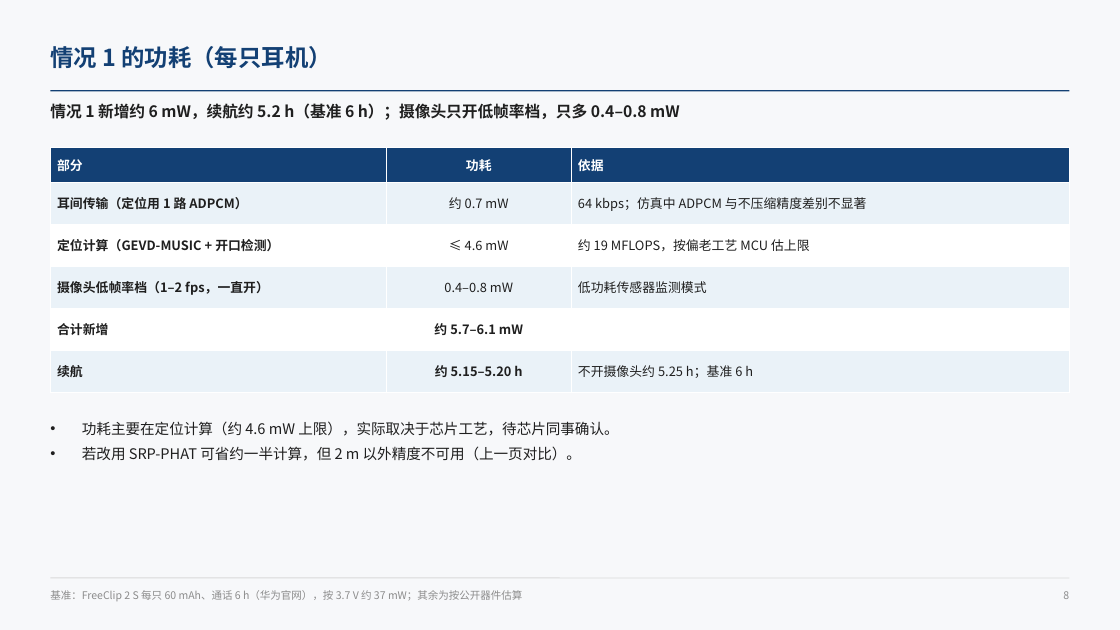
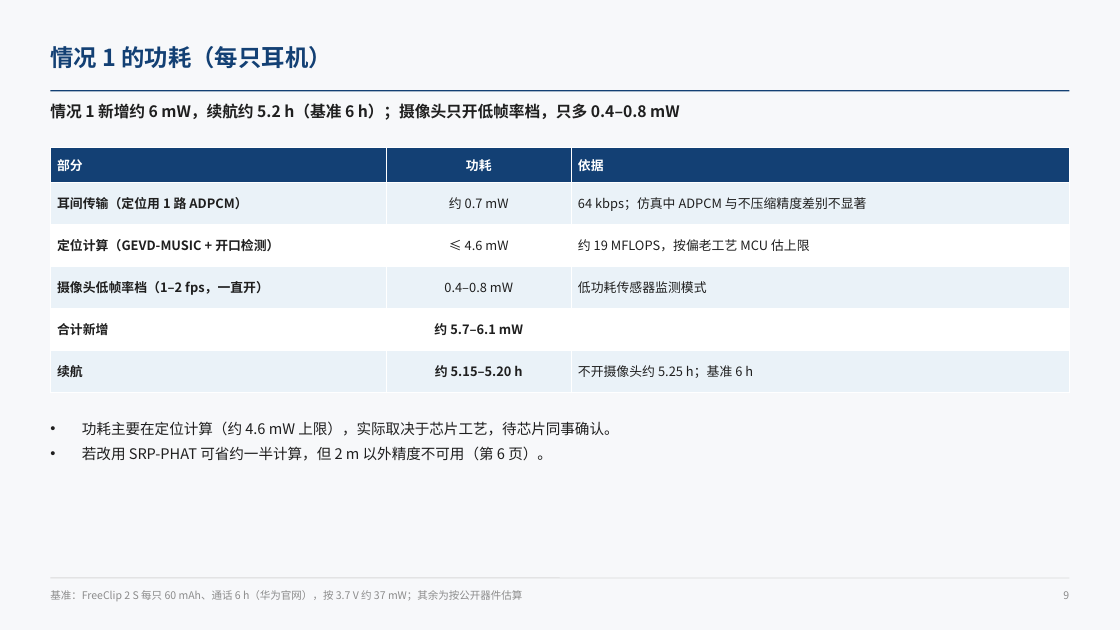
Before and after one commit to ZeroFoxxi/ssl-scene1, a slide deck: slide 9 of 02_耳机声源定位/耳机声源定位_情况1分析.pptx (slide 8 before the commit). Drawn at 1120x630 pixels with LibreOffice and Linux fonts; fonts in the diff are those of the drawing. Boxes give left, top, right and bottom in pixels: in the first picture for what was removed or moved away, otherwise in the second. Text is boxed around its words. In the diff, an @@ line names an element or a change of style, - is before the commit and + after.

```diff
--- a/02_耳机声源定位/耳机声源定位_情况1分析.pptx
+++ b/02_耳机声源定位/耳机声源定位_情况1分析.pptx
@@ text at <box>82,446,552,461</box>: text changed @@
-• 若改用 SRP-PHAT 可省约一半计算，但 2 m 以外精度不可用（上一页对比）。
+• 若改用 SRP-PHAT 可省约一半计算，但 2 m 以外精度不可用（第 6 页）。
```
Also in this commit, not shown: 4 other slides changed, 1 slide added, 4 other files.
